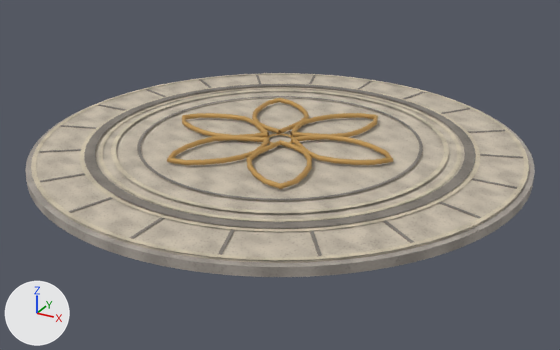
The glTF model C18_登峰圆台地纹/C18.glb as it was, and as the next commit left it.
One viewpoint serves both versions: a 50 mm lens placed at (3.51, -6.38, 2.92), pointed at (0.06, -0.11, -0.21). Every picture has the same lights, and +X, +Y and +Z are marked at lower left. The older version comes first. Where no turn or scale is listed for an object, it has been applied to the vertices. Vertices at exactly the same position are counted once.

Objects in the first picture: 'C18_cool', 'C18_joint', 'C18_motif', 'C18_relief', 'C18_stone'.
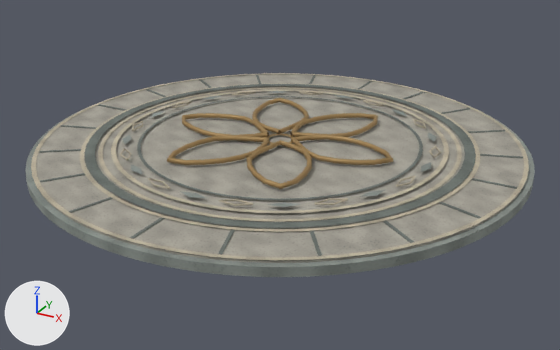
Patch to the scene script:
```diff
--- a/C18_登峰圆台地纹/C18.glb.py
+++ b/C18_登峰圆台地纹/C18.glb.py
@@ mat_cool @@
 n2 = _N.new('ShaderNodeMix'); n2.name = 'Mix'
 n2.inputs[0].default_value = 1.0  # 'Factor'
-n2.inputs[7].default_value = (0.468, 0.418, 0.366, 1.0)  # 'B', grey #b6ada3
+n2.inputs[7].default_value = (0.292, 0.323, 0.292, 1.0)  # 'B', grey #939a93
 n3 = _N.new('ShaderNodeTexImage'); n3.name = 'Image Texture'
@@ mat_stone @@
 n2 = _N.new('ShaderNodeMix'); n2.name = 'Mix'
 n2.inputs[0].default_value = 1.0  # 'Factor'
-n2.inputs[7].default_value = (0.672, 0.584, 0.462, 1.0)  # 'B', pale yellow #d6c9b5
+n2.inputs[7].default_value = (0.445, 0.418, 0.352, 1.0)  # 'B', grey #b2ada0
 n3 = _N.new('ShaderNodeTexImage'); n3.name = 'Image Texture'
@@ mat_joint @@
 n2 = _N.new('ShaderNodeMix'); n2.name = 'Mix'
 n2.inputs[0].default_value = 1.0  # 'Factor'
-n2.inputs[7].default_value = (0.275, 0.242, 0.205, 1.0)  # 'B', grey #8f877d
+n2.inputs[7].default_value = (0.175, 0.198, 0.175, 1.0)  # 'B', grey #747b74
 n3 = _N.new('ShaderNodeTexImage'); n3.name = 'Image Texture'
@@ mat_relief @@
 n2 = _N.new('ShaderNodeMix'); n2.name = 'Mix'
 n2.inputs[0].default_value = 1.0  # 'Factor'
-n2.inputs[7].default_value = (0.753, 0.651, 0.479, 1.0)  # 'B', beige #e1d3b8
+n2.inputs[7].default_value = (0.597, 0.521, 0.381, 1.0)  # 'B', beige #cbbfa6
 n3 = _N.new('ShaderNodeTexImage'); n3.name = 'Image Texture'
@@ mat_motif @@
 mat_motif = principled_material('motif')
-mat_motif.base_color = (0.539, 0.314, 0.0908)  # orange #c29855
+mat_motif.base_color = (0.371, 0.238, 0.0953)  # brown #a48657
 mat_motif.metallic = 0.23
@@ me_mesh_0 @@
 # used by ob_c18_cool; location = (0.0, 0.0, 0.0)
-me_mesh_0.from_pydata(...)  # 196 vertices, 384 faces; spans x -2.45..2.45, y -2.45..2.45, z 0.0..0.09
+me_mesh_0.from_pydata(...)  # 244 vertices, 408 faces; spans x -2.45..2.45, y -2.45..2.45, z 0.0..0.13
+# me_mesh_0 part 1
+# 48 vertices are added at x -1.58..1.58, y -1.58..1.58, z 0.13
+# 24 new faces join them
 me_mesh_0.materials.append(mat_cool)
@@ me_mesh_3 @@
 # used by ob_c18_relief; location = (0.0, 0.0, 0.0)
-me_mesh_3.from_pydata(...)  # 512 vertices, 512 faces; spans x -2.4..2.4, y -2.4..2.4, z 0.11..0.12
+me_mesh_3.from_pydata(...)  # 800 vertices, 992 faces; spans x -2.4..2.4, y -2.4..2.4, z 0.11..0.14
+# me_mesh_3 part 2: 288 vertices added at x -1.53..1.53, y -1.53..1.53, z 0.13..0.14
 me_mesh_3.materials.append(mat_relief)
```

Boxes (x1, y1, x2, y2) around the edits, measured in the pictures (560 x 350 px):
'C18_stone', surface changed
    both: (36, 74, 525, 263)
'C18_relief', surface changed, reshaped
    both: (31, 73, 529, 260)
'C18_cool', surface changed, reshaped (7% taller)
    before: (25, 103, 535, 277)
    after: (25, 91, 535, 277)
'C18_joint', surface changed
    both: (39, 75, 523, 258)
'C18_motif', recoloured (orange to brown)
    both: (167, 98, 393, 189)
part 1 of me_mesh_0, added
    after: (122, 91, 437, 207)
part 2 of me_mesh_3, added
    after: (120, 91, 441, 206)
